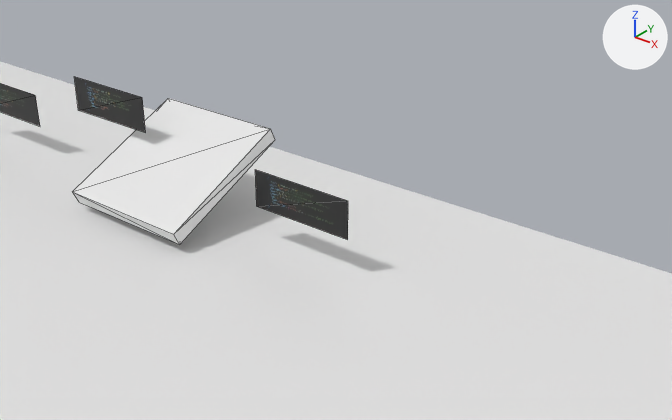
Before and after pictures for a commit that changed the glTF model Examples/Custom Levels Guide/data/custom_levels/my-first-level/my-first-level.glb.
Camera for both pictures: a 50 mm camera at (-452.12, -405.34, 16.18) aimed at (-462.57, -392.28, 8.08). The axes (+X, +Y, +Z) are drawn at upper right. The lights are the same throughout. Mesh edges are drawn as thin lines. Where no turn or scale is listed for an object, it has been applied to the vertices.
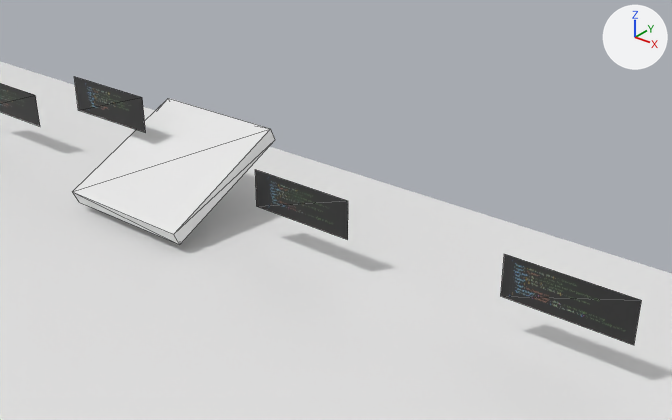
Pixel boxes (x1, y1, x2, y2) of what changed, in the pictures (672 x 420 px):
'Plane.030', added (black): after (501, 254, 641, 345)

Patch to the scene script:
```diff
--- a/Examples/Custom Levels Guide/data/custom_levels/my-first-level/my-first-level.glb.py
+++ b/Examples/Custom Levels Guide/data/custom_levels/my-first-level/my-first-level.glb.py
@@ img_mfl_launcher_02 @@
+img_mfl_launcher_02 = load_image('MFL-launcher-02', '_unpacked/MFL-launcher-02', 731, 253, 'sRGB')
@@ mat_mfl_launcher_02 @@
+mat_mfl_launcher_02 = principled_material('MFL-launcher-02')
+mat_mfl_launcher_02.texture = img_mfl_launcher_02
@@ me_plane_031 @@
+me_plane_031.from_pydata(...)  # 4 vertices, 2 faces; spans x -1.46..1.46, y 0.0, z -0.51..0.51
+me_plane_031.materials.append(mat_mfl_launcher_02)  # picture img_mfl_launcher_02
@@ ob_plane_030 @@
+ob_plane_030 = bpy.data.objects.new('Plane.030', me_plane_031)
+ob_plane_030.location = (-458.5, -390.0, 6.5)
```
